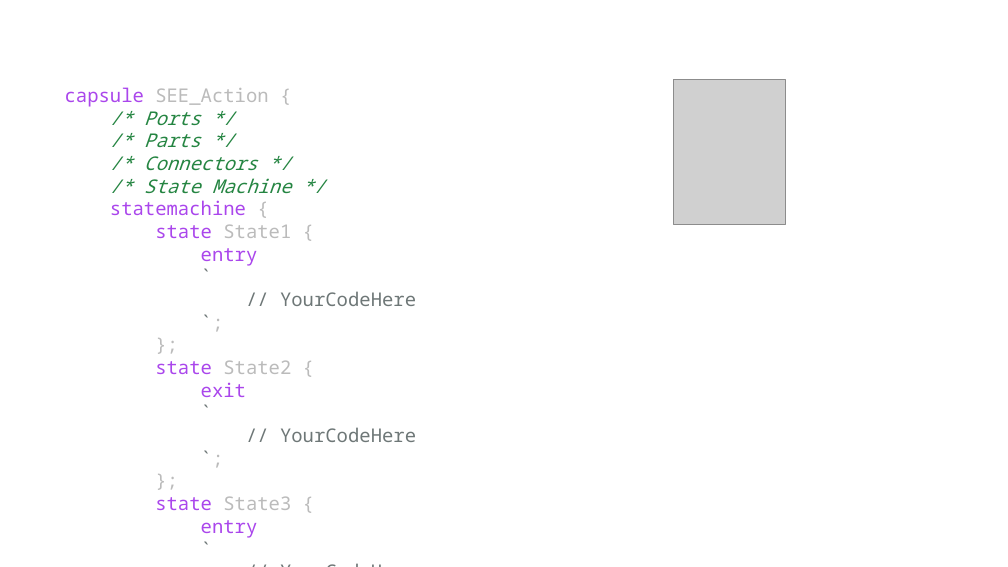
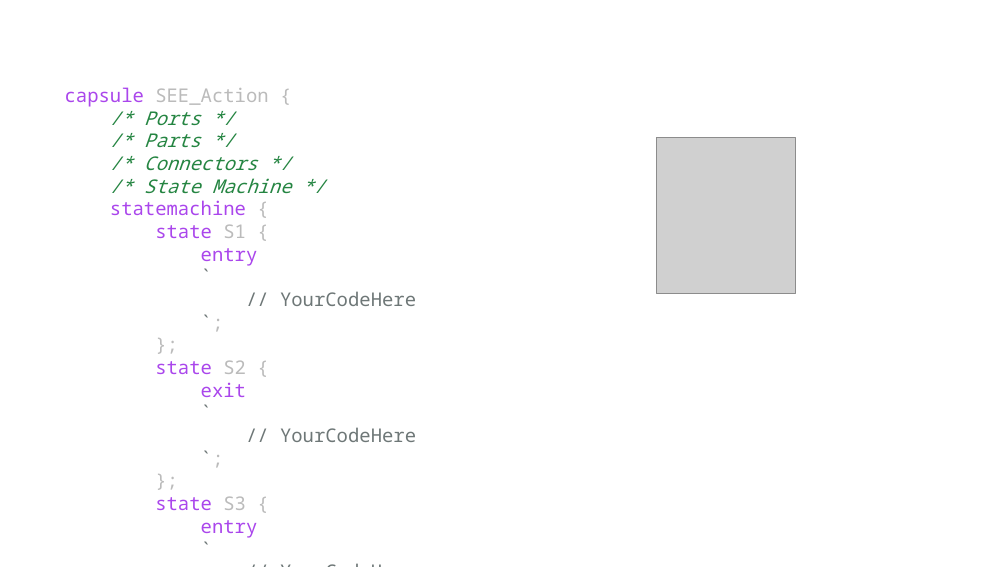
Before and after one commit to secure-dev-ops/code-realtime, a slide deck: slide 7 of illustrations.pptx. Drawn at 1008x567 pixels with LibreOffice and Linux fonts; fonts in the diff are those of the drawing; grey boxes stand for pictures. Boxes give left, top, right and bottom in pixels: in the first picture for what was removed or moved away, otherwise in the second. Text is boxed around its words. In the diff, an @@ line names an element or a change of style, - is before the commit and + after.

```diff
--- a/illustrations.pptx
+++ b/illustrations.pptx
@@ picture removed at bbox=[674, 80, 786, 225] @@
@@ picture added at bbox=[657, 138, 796, 293] @@
@@ text at bbox=[155, 224, 246, 238]: text changed; text colour #BBBBBB to #AA46EC @@
-state State1 {
+state S1 {
@@ text at bbox=[155, 360, 246, 374]: text changed; text colour #BBBBBB to #AA46EC @@
-state State2 {
+state S2 {
@@ text at bbox=[155, 496, 246, 510]: text changed; text colour #BBBBBB to #AA46EC @@
-state State3 {
+state S3 {
```
Also in this commit, not shown: 1 other slide changed, 2 slides added, 1 slide removed, 11 other files.
